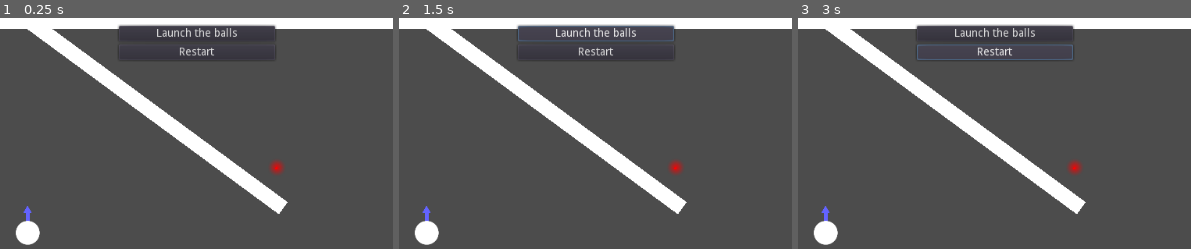
Above: before the commit, frames 1-3 (left to right).
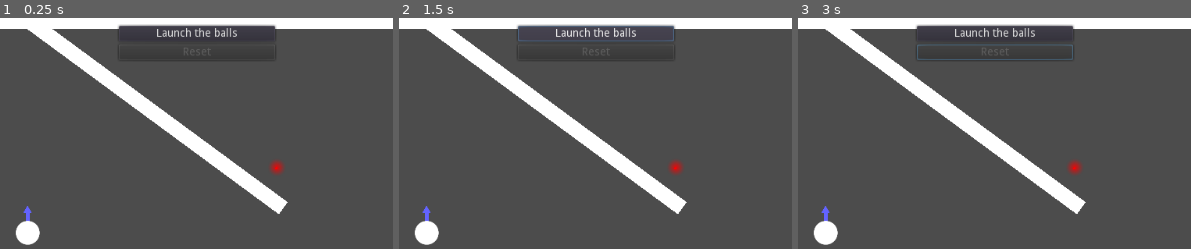
Above: after the commit, the same moments.

Repository: Serpenter/GGJam2021
Game: Godot game, scene res://test_scenes/TestLevel01/TestLevel01.tscn
Two runs of this game, one before a commit and one after it. Both use one fixed random seed, a clock stepped at 60 frames per second and the inputs below. This scene is started directly instead of the project's main scene.
Inputs (mouse positions are % of the whole screen's width and height, from its top left):
- Up to frame 1 (0.25 s): no input
- Up to frame 2 (1.5 s): click (50, 7) at 0.5 s, where only the run before the commit has a clickable "Restart"; click "Launch the balls" at 1.25 s
- Up to frame 3 (3 s): click "Launch the balls" at 2 s; click (50, 7) at 2.75 s, where only the run before the commit has a clickable "Restart"
The pictures show only the part of the screen within x 25-75%, y 0-50%; the shares and areas given below are measured in that part.

The runs differ from the first frame. In frame 1, 0.2% of the frame differs, in the area x 45-55%, y 12-17%; in frame 2, 0.2%; in frame 3, 0.2%.

Commit message:
small fixes for level flow

Diff:
--- a/TheGame/test_scenes/TestLevel01/LevelManager.gd
+++ b/TheGame/test_scenes/TestLevel01/LevelManager.gd
@@ -2,15 +2,18 @@
 
 
 var is_paused = false
+var is_launched = false
 
 onready var victory_label = $CanvasLayer/Control/UpperCentralMarginContainer/VBoxContainer/VictoryLabel
+onready var launch_button = $CanvasLayer/Control/UpperCentralMarginContainer/VBoxContainer/LaunchButton
+onready var reset_button = $CanvasLayer/Control/UpperCentralMarginContainer/VBoxContainer/ResetButton
 
 onready var victory_zones = get_tree().get_nodes_in_group("VictoryZone")
 
 # Called when the node enters the scene tree for the first time.
 func _ready():
+#	pause_game()
 	pass
-#	pause_game()
 
 
 # Called every frame. 'delta' is the elapsed time since the previous frame.
@@ -40,11 +43,15 @@
 	victory_label.visible = true
 
 func on_level_restart():
+	is_launched = false
 	victory_label.visible = false
 	get_tree().call_group("Resetable", "load_saved_state")
+	launch_button.disabled = false
 
+func _on_LaunchButton_pressed():
+	if is_launched:
+		return
 
-func _on_StartButton_pressed():
 	var balls = get_tree().get_nodes_in_group("Ball")
 
 	for ball in balls:
@@ -55,19 +62,20 @@
 
 	var resatable_list = get_tree().get_nodes_in_group("Resetable")
 
+
 	for resetable in resatable_list:
 		if resetable.has_method("save_initial_state"):
 			resetable.save_initial_state()
-
+# 	don't use call group, it doesn't work instantly
 #	get_tree().call_group("Resetable", "save_initial_state")
 
 
-
+	is_launched = true
 	for ball in balls:
 		ball.initial_launch()
 
+	launch_button.disabled = true
+	reset_button.disabled = false
 
-
-func _on_RestartButton_pressed():
+func _on_ResetButton_pressed():
 	on_level_restart()
-#	GSceneManager.goto_scene_wloader("res://test_scenes/TestLevel01/TestLevel01.tscn")
--- a/TheGame/test_scenes/TestLevel01/TestLevel01.tscn
+++ b/TheGame/test_scenes/TestLevel01/TestLevel01.tscn
@@ -59,16 +59,17 @@
 margin_right = 200.0
 margin_bottom = 100.0
 
-[node name="StartButton" type="Button" parent="CanvasLayer/Control/UpperCentralMarginContainer/VBoxContainer"]
+[node name="LaunchButton" type="Button" parent="CanvasLayer/Control/UpperCentralMarginContainer/VBoxContainer"]
 margin_right = 200.0
 margin_bottom = 20.0
 text = "Launch the balls"
 
-[node name="RestartButton" type="Button" parent="CanvasLayer/Control/UpperCentralMarginContainer/VBoxContainer"]
+[node name="ResetButton" type="Button" parent="CanvasLayer/Control/UpperCentralMarginContainer/VBoxContainer"]
 margin_top = 24.0
 margin_right = 200.0
 margin_bottom = 44.0
-text = "Restart"
+disabled = true
+text = "Reset"
 
 [node name="VictoryLabel" type="Label" parent="CanvasLayer/Control/UpperCentralMarginContainer/VBoxContainer"]
 visible = false
@@ -101,5 +102,5 @@
 position = Vector2( 295.17, 275.594 )
 rotation = 1.5708
 min_impulse_angle = 180
-[connection signal="pressed" from="CanvasLayer/Control/UpperCentralMarginContainer/VBoxContainer/StartButton" to="." method="_on_StartButton_pressed"]
-[connection signal="pressed" from="CanvasLayer/Control/UpperCentralMarginContainer/VBoxContainer/RestartButton" to="." method="_on_RestartButton_pressed"]
+[connection signal="pressed" from="CanvasLayer/Control/UpperCentralMarginContainer/VBoxContainer/LaunchButton" to="." method="_on_LaunchButton_pressed"]
+[connection signal="pressed" from="CanvasLayer/Control/UpperCentralMarginContainer/VBoxContainer/ResetButton" to="." method="_on_ResetButton_pressed"]
